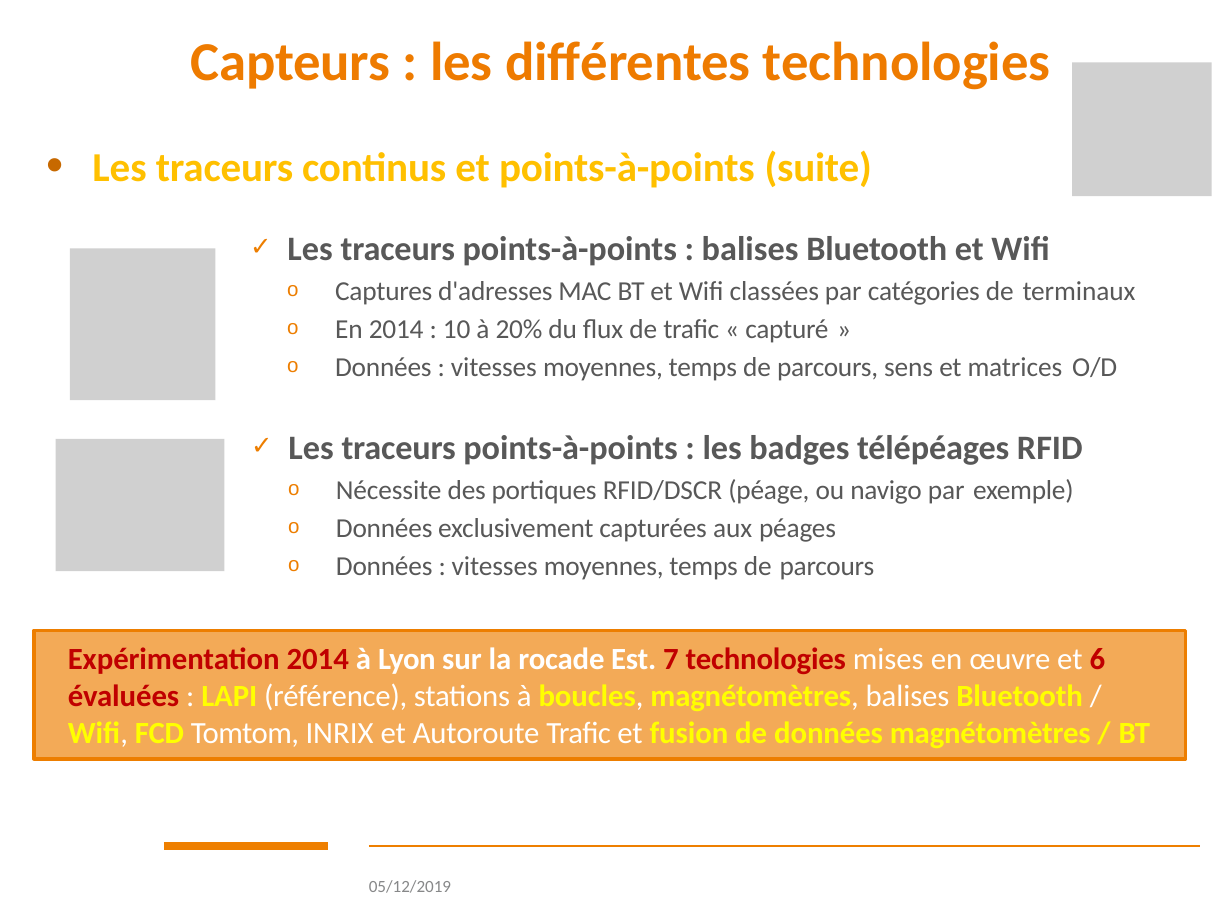
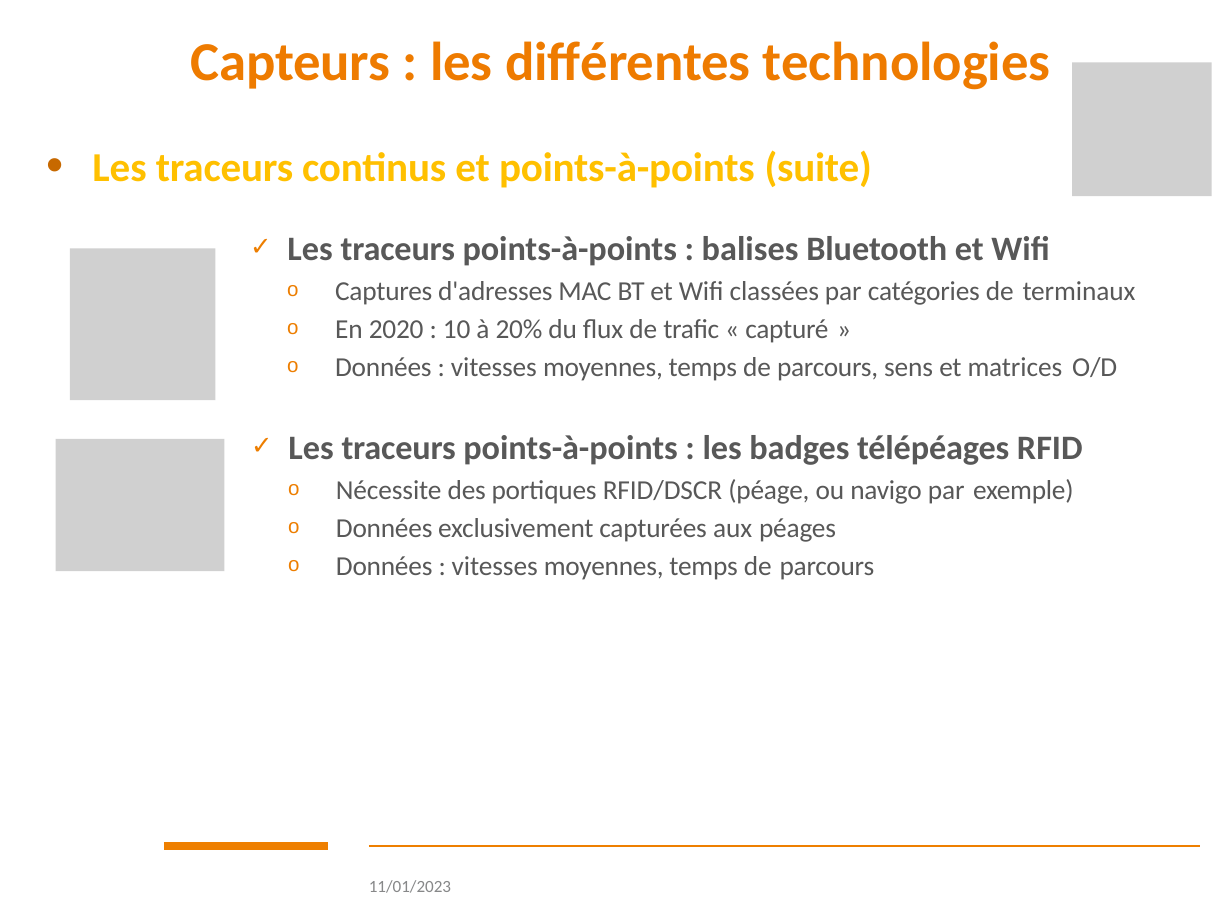
Before and after one commit to luks42/TP_A20_A89, a slide deck: slide 50 of 3_Recueil_donnees.pptx. Drawn at 1232x924 pixels with LibreOffice and Linux fonts; fonts in the diff are those of the drawing; grey boxes stand for pictures; background and template pictures are left out. Boxes give left, top, right and bottom in pixels: in the first picture for what was removed or moved away, otherwise in the second. Text is boxed around its words. In the diff, an @@ line names an element or a change of style, - is before the commit and + after.

```diff
--- a/3_Recueil_donnees.pptx
+++ b/3_Recueil_donnees.pptx
@@ text at bbox=[335, 319, 828, 343]: text changed @@
-    o En 2014 : 10 à 20% du flux de trafic « capturé »
+    o En 2020 : 10 à 20% du flux de trafic « capturé »
@@ rectangle removed at bbox=[34, 631, 1186, 759] @@
-Expérimentation 2014 à Lyon sur la rocade Est. 7 technologies mises en œuvre et 6 évaluées : LAPI (référence), stations à boucles, magnétomètres, balises Bluetooth / Wifi, FCD Tomtom, INRIX et Autoroute Trafic et fusion de données magnétomètres / BT
@@ text at bbox=[369, 880, 451, 893]: text changed @@
-05/12/2019
+11/01/2023
```
Also in this commit, not shown: 64 other slides changed, 2 slides removed, 1 other file.
